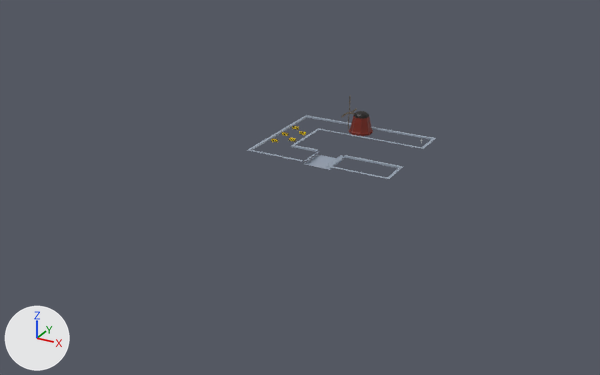
The Blender file minigolf/minigolf_hole2.blend as it was, and as the next commit left it.
One viewpoint serves both versions: a 50 mm lens placed at (21.3, -45.6, 20.5), pointed at (-2.9, -1.7, -1.4). Lighting does not change. The marker at lower left points along +X, +Y and +Z.

The scene before the commit, as lines of its bpy script (objects in view):
```python
me_background = bpy.data.meshes.new('Background')
me_background.from_pydata(...)  # 1486 vertices, 1484 faces; spans x -17.5..11.7, y -11.1..11.6, z -0.1..5.0
# faces by material slot: [1260, 224]
me_background.materials.append(mat_borders)  # picture img_border_texture_png
me_background.materials.append(mat_light)  # yellow #fdff5f
me_barriers = bpy.data.meshes.new('Barriers')
me_barriers.from_pydata(...)  # 100 vertices, 90 faces; spans x -6.78..-5.28, y 1.26..4.38, z 0.1..0.3
me_barriers.materials.append(mat_material)  # picture img_stripes_jpg
me_ground = bpy.data.meshes.new('Ground')
me_ground.from_pydata(...)  # 3100 vertices, 2816 faces; spans x -7.03..3.0, y -1.0..7.01, z 0.1
me_ground.materials.append(mat_grass)  # picture img_grass_texture_png
me_hole = bpy.data.meshes.new('Hole')
me_hole.from_pydata(...)  # 242 vertices, 48 faces; spans x -7.23..3.2, y -1.2..7.21, z -0.1..0.2
# faces by material slot: [32, 16]
me_hole.materials.append(mat_borders)  # picture img_border_texture_png
me_hole.materials.append(mat_grass)  # picture img_grass_texture_png
me_top = bpy.data.meshes.new('Top')
me_top.from_pydata(...)  # 45 vertices, 19 faces; spans x -7.24..3.19, y -1.2..7.21, z -0.06..0.2
me_top.materials.append(mat_borders)  # picture img_border_texture_png
ob_background = bpy.data.objects.new('Background', me_background)
ob_background.location = (0.0, 0.0, 0.0)
ob_background.hide_set(True)
ob_barriers = bpy.data.objects.new('Barriers', me_barriers)
ob_barriers.location = (0.0, 0.0, 0.0)
ob_ground = bpy.data.objects.new('Ground', me_ground)
ob_ground.location = (0.0, 0.0, 0.0)
ob_ground.hide_set(True)
ob_hole = bpy.data.objects.new('Hole', me_hole)
ob_hole.location = (0.0, 0.0, 0.0)
ob_hole.hide_set(True)
ob_top = bpy.data.objects.new('Top', me_top)
ob_top.location = (0.0, 0.0, 0.0)
# also in view: 'Windmill' at (-2.1, 6.0, 0.9)
```
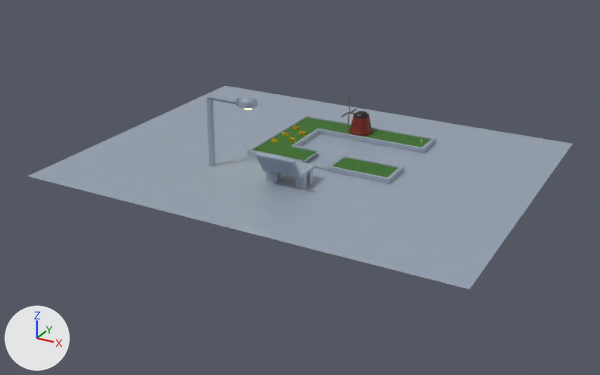
Where the newer file only moved an object's origin or applied its transform, the numbers keep the older frame.

Boxes (x1, y1, x2, y2) around the edits, measured in the pictures (600 x 375 px):
'Background', shown: after (29, 86, 572, 289)
'Ground', shown (green): after (254, 118, 430, 177)
'Hole', shown (blue): after (247, 130, 436, 184)
'Barriers', deleted: before (271, 126, 306, 143)
'BarriersLeft', added: after (271, 126, 299, 143)
'BarriersRight', added: after (288, 131, 306, 142)

What the commit changed:
Mesh me_barriersleft is new.
It has 60 vertices, 54 faces and spans x -0.62..-0.12, y -1.56..1.56, z -0.1..0.1.
It uses material mat_material (picture img_stripes_jpg).
Mesh me_barriersright is new.
It has 40 vertices, 36 faces and spans x 0.32..0.82, y -0.81..0.82, z -0.1..0.1.
It uses material mat_material (picture img_stripes_jpg).
Object 'Hole' (ob_hole) is now shown.
Object 'Background' (ob_background) is now shown.
Object 'Barriers' (ob_barriers) is deleted.
Object 'Ground' (ob_ground) is now shown.
Object 'BarriersLeft' (ob_barriersleft) is new; it shows me_barriersleft.
Its location is (-6.13, 2.82, 0.2).
Object 'BarriersRight' (ob_barriersright) is new; it shows me_barriersright.
Its location is (-6.13, 2.82, 0.2).
